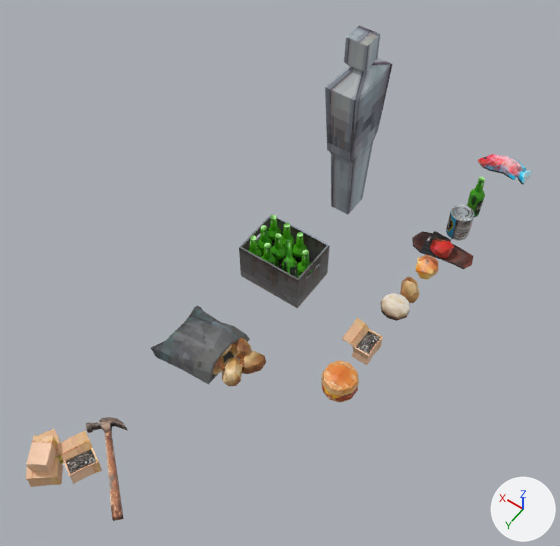
Before and after pictures for a commit that changed the glTF model Assets/Meshes/ingredients/soup-sandal.glb.
Both versions are drawn from a 50 mm lens placed at (-1.37, 4.38, 5.26), pointed at (0.71, 1.47, 0.69). The lights are fixed; the arrows at lower right show +X, +Y and +Z. Where no turn or scale is listed for an object, it has been applied to the vertices.
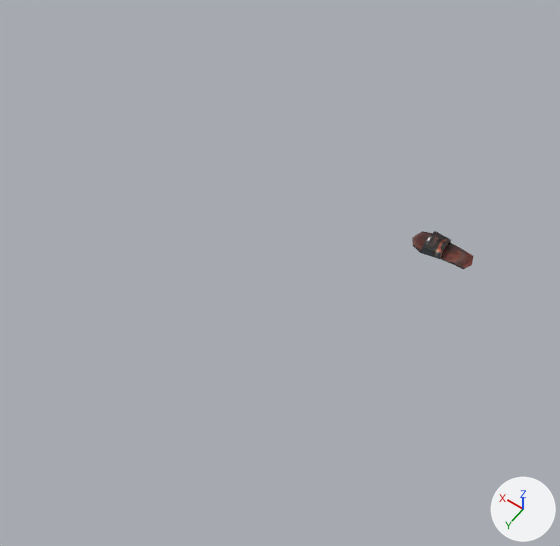
Pixel boxes (x1, y1, x2, y2) of what changed, in the pictures (560 x 546 px):
'HumanSizeRef-noimp', deleted
    before: (325, 25, 393, 215)
'Plane.001', deleted
    before: (151, 306, 250, 385)
'Plane', deleted
    before: (239, 214, 330, 308)
'soup-nails.001', deleted
    before: (56, 431, 102, 484)
'soup-burger', deleted (orange)
    before: (322, 361, 359, 402)
'Plane.002', deleted (brown)
    before: (86, 417, 128, 521)
'soup-nails', deleted
    before: (342, 318, 383, 365)
'soup-nails.004', deleted (beige)
    before: (26, 435, 58, 473)
'soup-fish', deleted (pink)
    before: (478, 154, 533, 184)
'soup-beans', deleted
    before: (446, 204, 474, 241)
'soup-shroom', deleted
    before: (380, 293, 410, 321)
'soup-nails.002', deleted (brown)
    before: (26, 457, 63, 487)
'soup-potato.002', deleted (brown)
    before: (222, 357, 243, 386)
'soup-onion', deleted (orange)
    before: (416, 255, 438, 280)
'soup-potato.005', deleted (brown)
    before: (239, 351, 266, 374)
'soup-beer', deleted (green)
    before: (467, 177, 485, 217)
'soup-potato', deleted
    before: (400, 277, 420, 303)
'soup-beer.008', deleted
    before: (282, 240, 297, 278)
'soup-tomato', deleted
    before: (430, 239, 454, 258)
'soup-beer.005', deleted
    before: (271, 233, 286, 269)
'soup-potato.004', deleted
    before: (229, 338, 252, 359)
'soup-beer.009', deleted
    before: (292, 232, 307, 265)
'soup-beer.003', deleted
    before: (267, 215, 281, 247)
'soup-beer.002', deleted
    before: (257, 225, 272, 256)
'soup-beer.007', deleted
    before: (297, 250, 312, 278)
'soup-beer.004', deleted
    before: (261, 243, 276, 265)
'soup-beer.006', deleted
    before: (282, 223, 295, 247)
'soup-nails.003', deleted
    before: (38, 429, 64, 464)
'soup-beer.001', deleted
    before: (247, 235, 261, 258)
'soup-potato.001', deleted
    before: (213, 357, 225, 375)
'soup-potato.003', deleted
    before: (221, 344, 232, 357)

Diff of the bpy script that builds the scene:
```diff
--- a/Assets/Meshes/ingredients/soup-sandal.glb.py
+++ b/Assets/Meshes/ingredients/soup-sandal.glb.py
@@ ob_humansizeref_noimp @@
-ob_humansizeref_noimp = bpy.data.objects.new('HumanSizeRef-noimp', me_cube)
@@ ob_soup_tomato @@
-ob_soup_tomato = bpy.data.objects.new('soup-tomato', me_cube_001)
@@ ob_soup_beans @@
-ob_soup_beans = bpy.data.objects.new('soup-beans', me_cylinder)
@@ ob_soup_beer @@
-ob_soup_beer = bpy.data.objects.new('soup-beer', me_cylinder_001)
@@ ob_soup_onion @@
-ob_soup_onion = bpy.data.objects.new('soup-onion', me_icosphere_001)
@@ ob_soup_shroom @@
-ob_soup_shroom = bpy.data.objects.new('soup-shroom', me_cylinder_002)
@@ ob_soup_nails @@
-ob_soup_nails = bpy.data.objects.new('soup-nails', me_cube_003)
@@ ob_soup_potato @@
-ob_soup_potato = bpy.data.objects.new('soup-potato', me_sphere)
@@ ob_soup_fish @@
-ob_soup_fish = bpy.data.objects.new('soup-fish', me_plane_002)
@@ ob_soup_burger @@
-ob_soup_burger = bpy.data.objects.new('soup-burger', me_circle)
@@ ob_soup_potato_001 @@
-ob_soup_potato_001 = bpy.data.objects.new('soup-potato.001', me_sphere_001)
@@ ob_soup_potato_002 @@
-ob_soup_potato_002 = bpy.data.objects.new('soup-potato.002', me_sphere_002)
@@ ob_soup_potato_003 @@
-ob_soup_potato_003 = bpy.data.objects.new('soup-potato.003', me_sphere_003)
@@ ob_soup_potato_004 @@
-ob_soup_potato_004 = bpy.data.objects.new('soup-potato.004', me_sphere_004)
@@ ob_soup_potato_005 @@
-ob_soup_potato_005 = bpy.data.objects.new('soup-potato.005', me_sphere_005)
@@ ob_soup_nails_001 @@
-ob_soup_nails_001 = bpy.data.objects.new('soup-nails.001', me_cube_002)
@@ ob_soup_nails_002 @@
-ob_soup_nails_002 = bpy.data.objects.new('soup-nails.002', me_cube_004)
@@ ob_soup_nails_003 @@
-ob_soup_nails_003 = bpy.data.objects.new('soup-nails.003', me_cube_005)
@@ ob_soup_nails_004 @@
-ob_soup_nails_004 = bpy.data.objects.new('soup-nails.004', me_cube_006)
@@ ob_plane @@
-ob_plane = bpy.data.objects.new('Plane', me_plane_001)
@@ ob_plane_001 @@
-ob_plane_001 = bpy.data.objects.new('Plane.001', me_plane_003)
@@ ob_soup_beer_001 @@
-ob_soup_beer_001 = bpy.data.objects.new('soup-beer.001', me_cylinder_003)
@@ ob_soup_beer_002 @@
-ob_soup_beer_002 = bpy.data.objects.new('soup-beer.002', me_cylinder_004)
@@ ob_soup_beer_003 @@
-ob_soup_beer_003 = bpy.data.objects.new('soup-beer.003', me_cylinder_005)
@@ ob_soup_beer_004 @@
-ob_soup_beer_004 = bpy.data.objects.new('soup-beer.004', me_cylinder_006)
@@ ob_soup_beer_005 @@
-ob_soup_beer_005 = bpy.data.objects.new('soup-beer.005', me_cylinder_007)
@@ ob_soup_beer_006 @@
-ob_soup_beer_006 = bpy.data.objects.new('soup-beer.006', me_cylinder_008)
@@ ob_soup_beer_008 @@
-ob_soup_beer_008 = bpy.data.objects.new('soup-beer.008', me_cylinder_010)
@@ ob_soup_beer_009 @@
-ob_soup_beer_009 = bpy.data.objects.new('soup-beer.009', me_cylinder_011)
@@ ob_soup_beer_007 @@
-ob_soup_beer_007 = bpy.data.objects.new('soup-beer.007', me_cylinder_015)
@@ ob_plane_002 @@
-ob_plane_002 = bpy.data.objects.new('Plane.002', me_plane_004)
```
